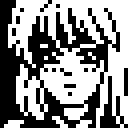
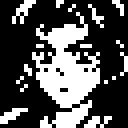
Before/after of a w=128, h=128 layered artwork. What changed in the layer stack:
added group "mind" with 2 layers above "meu" over bbox(0, 0, 128, 128)
renamed "Layer 7" to "spr_avatar_meu", hid it over bbox(0, 0, 128, 128)
hid "gumdrop2" over bbox(0, 0, 128, 128)
added layer "spr_avatar_ara" in group "ara" over bbox(0, 0, 128, 128)
showed "Layer 6", painted on it over bbox(4, 12, 120, 128)
showed "Layer 3" over bbox(0, 0, 128, 128)
